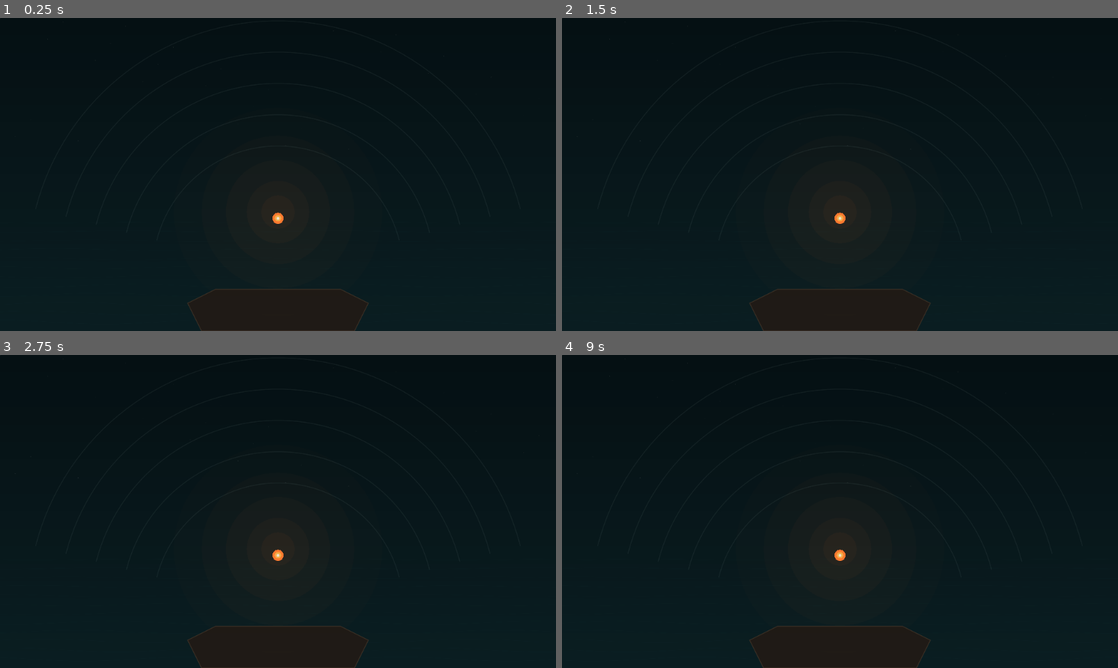
Above: before the commit, frames 1-4 (two rows, left to right).
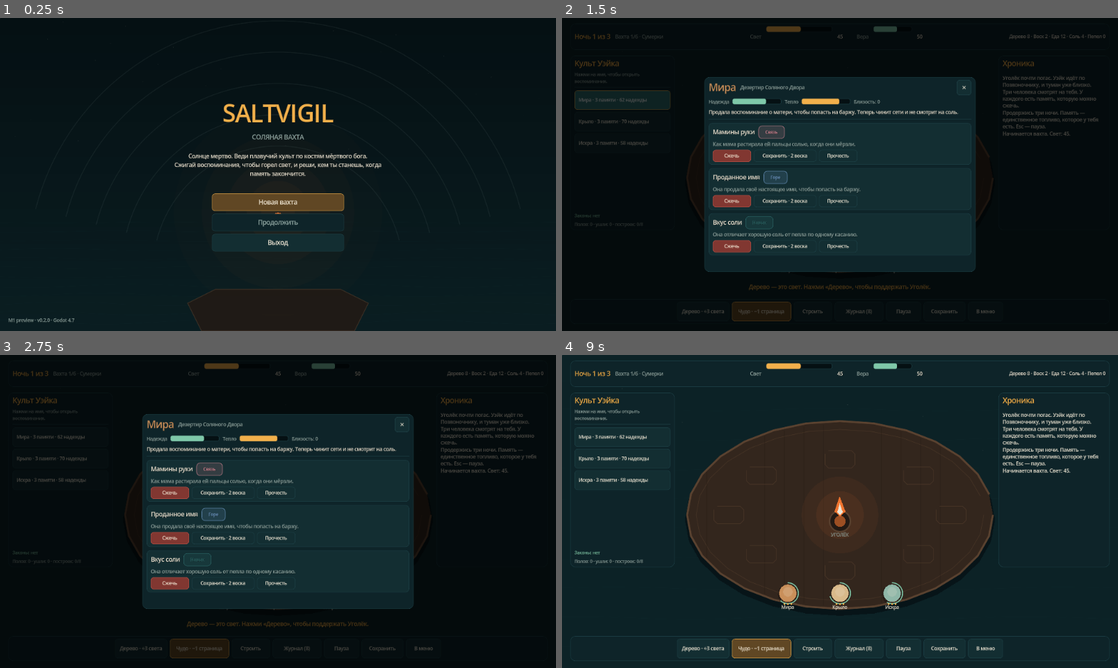
Above: after the commit, the same moments.

Repository: PandaGarry/TDL
Game: Godot game, scene res://scenes/boot.tscn
Two runs of this game, one before a commit and one after it. Both use one fixed random seed, a clock stepped at 60 frames per second and the inputs below.
Inputs (mouse positions are in pixels of both pictures, inside the frame that each line leads up to):
- Up to frame 1 (0.25 s): no input
- Up to frame 2 (1.5 s): click (840, 202) at 0.5 s, where only the run after the commit has a clickable "Новая вахта"; click (623, 99) at 1.25 s, where only the run after the commit has a clickable "Мира · 3 памяти · 62 надежды"
- Up to frame 3 (2.75 s): click (61, 458) at 2 s, where only the run after the commit has a clickable "Крыло · 3 памяти · 70 надежды"
- Up to frame 4 (9 s): click (623, 480) at 2.75 s, where only the run after the commit has a clickable "Искра · 3 памяти · 58 надежды"; click (701, 649) at 3.5 s, where only the run after the commit has a clickable "Дерево · +3 света"; click (762, 649) at 4.25 s, where only the run after the commit has a clickable "Чудо · −1 страница"; click (812, 649) at 5 s, where only the run after the commit has a clickable "Строить"; click (856, 649) at 5.75 s, where only the run after the commit has a clickable "Журнал (8)"; click (901, 649) at 6.5 s, where only the run after the commit has a clickable "Пауза"; click (945, 649) at 7.25 s, where only the run after the commit has a clickable "Сохранить"; click (984, 649) at 8 s, where only the run after the commit has a clickable "В меню"; click (962, 423) at 8.75 s, where only the run after the commit has a clickable "×"

The runs differ from the first frame. In frame 1, 3.1% of the frame differs, in the area x 1-69%, y 27-98%; in frame 2, 14%; in frame 3, 14%; in frame 4, 34%, in the area x 1-99%, y 1-100%.
Error before the commit: Parse Error: Function "alpha()" not found in base self. (res://src/ui/ui_kit.gd:125)

Commit message:
Fix compile errors in wake view and ui kit
Co-authored-by: arena-agent <297053741+arena-agent@users.noreply.github.com>

Diff:
--- a/src/game/wake_view.gd
+++ b/src/game/wake_view.gd
@@ -274,7 +274,7 @@
 		_draw_text_centered(caption, center + Vector2(0, TOKEN_RADIUS + 20.0), 13, Palette.TEXT, 150.0)
 
 		if not follower.hollow:
-			var dots := follower.memory_count()
+			var dots: int = follower.memory_count()
 			var start := center + Vector2(-float(dots - 1) * 5.0, TOKEN_RADIUS + 6.0)
 			for dot in dots:
 				draw_circle(start + Vector2(dot * 10.0, 0), 2.5, Palette.AMBER)
--- a/src/ui/ui_kit.gd
+++ b/src/ui/ui_kit.gd
@@ -122,7 +122,7 @@
 
 static func chip(text_value: String, color: Color) -> PanelContainer:
 	var node := PanelContainer.new()
-	node.add_theme_stylebox_override("panel", box(alpha(color, 0.16), color, 1, 10))
+	node.add_theme_stylebox_override("panel", box(Palette.alpha(color, 0.16), color, 1, 10))
 	var margin := MarginContainer.new()
 	margin.add_theme_constant_override("margin_left", 8)
 	margin.add_theme_constant_override("margin_right", 8)
